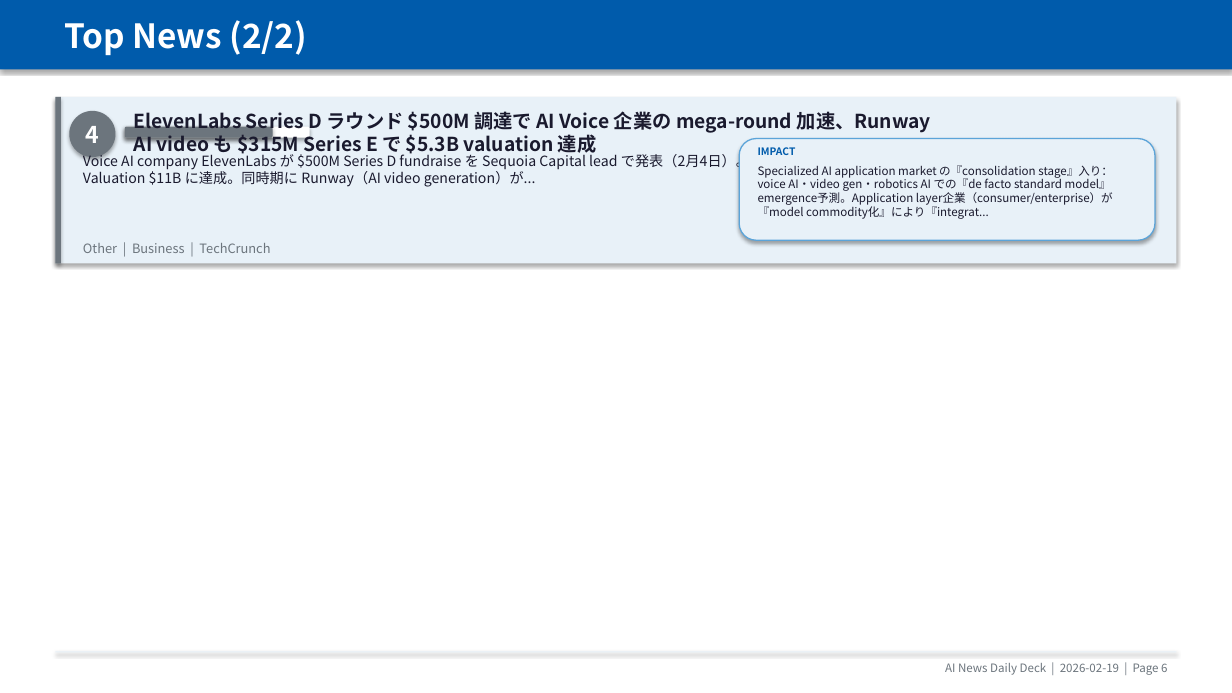
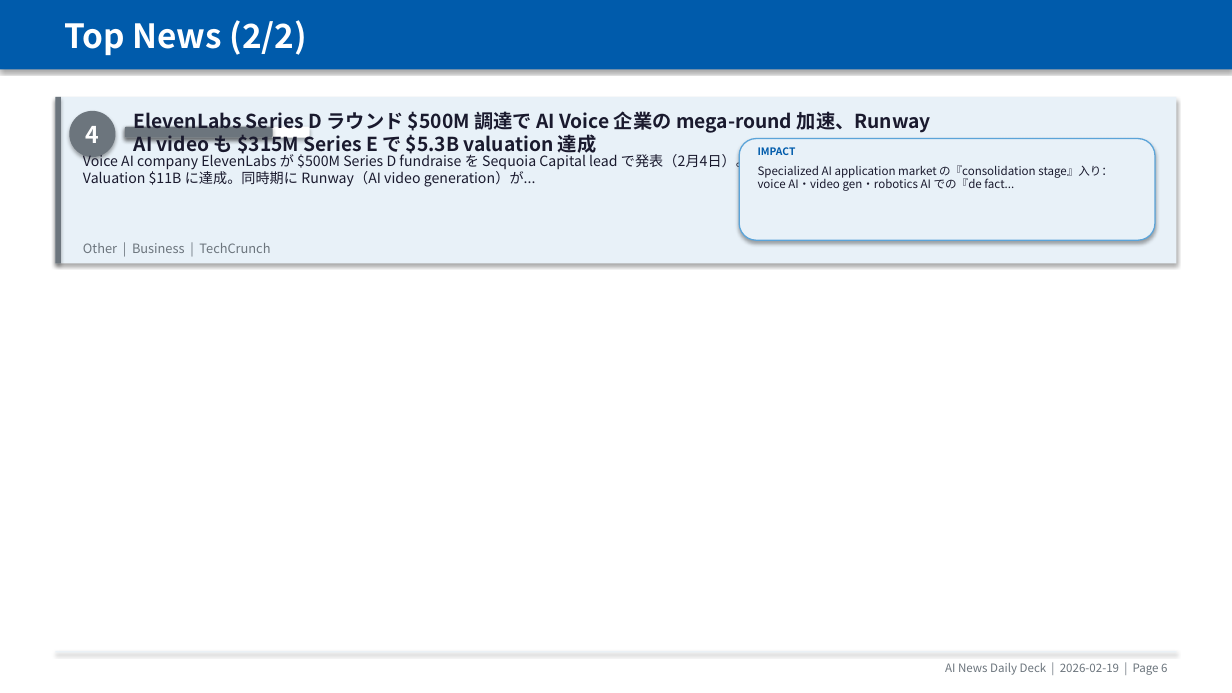
Before and after one commit to chel2311/ai-news-deck-reports, a slide deck: slide 7 of 2026-02-19/report_2026-02-19.pptx. Drawn at 1232x693 pixels with LibreOffice and Linux fonts; fonts in the diff are those of the drawing. Boxes give left, top, right and bottom in pixels: in the first picture for what was removed or moved away, otherwise in the second. Text is boxed around its words. In the diff, an @@ line names an element or a change of style, - is before the commit and + after.

```diff
--- a/2026-02-19/report_2026-02-19.pptx
+++ b/2026-02-19/report_2026-02-19.pptx
@@ text at box(758, 165, 1113, 191): text changed @@
-Specialized AI application market の『consolidation stage』入り：voice AI・video gen・robotics AI での『de facto standard model』emergence予測。Application layer企業（consumer/enterprise）が『model commodity化』により『integrat...
+Specialized AI application market の『consolidation stage』入り：voice AI・video gen・robotics AI での『de fact...
```
Also in this commit, not shown: 5 other slides changed, 3 other files.
